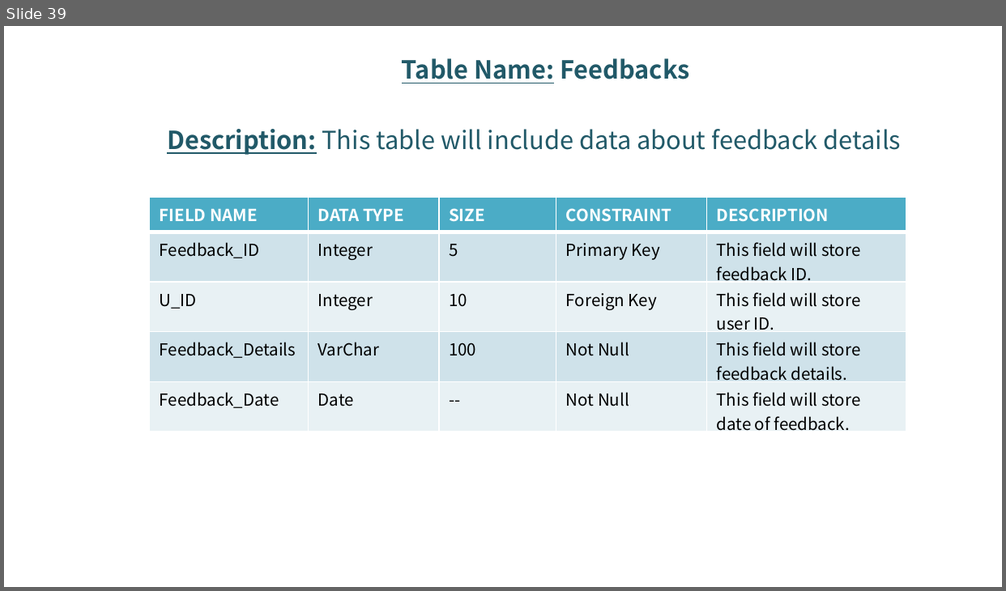
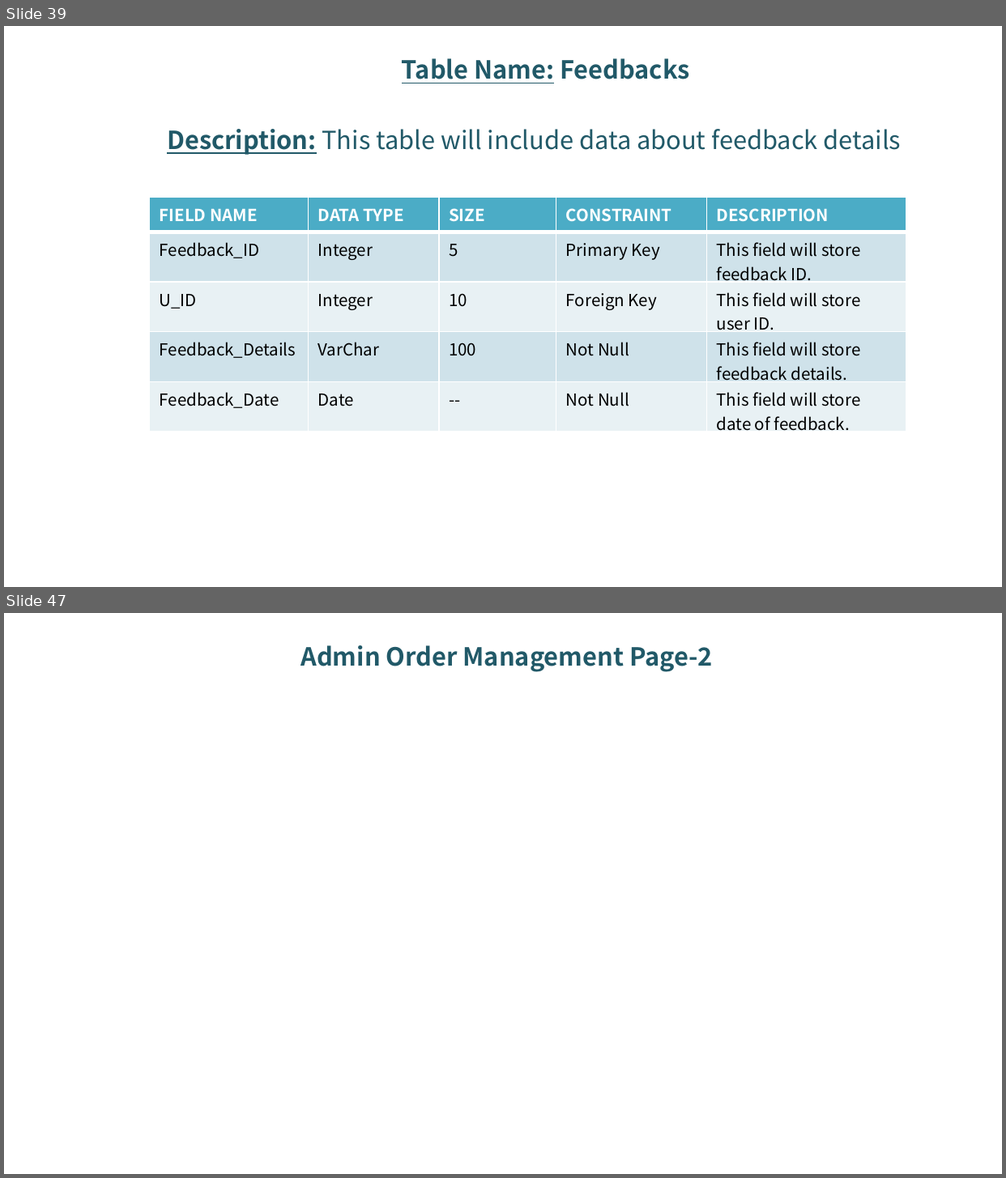
Before and after one commit to sahilM1001/Online-Food-Ordering-System, a slide deck: Presentation/Group 16 - Online Food Ordering System.pptx. Shown one above the other, each under a label of ours: slide 39 before the commit, slides 39 and 47 after it; the slides between them are not shown. The pictures are 1006x591 and 1006x1178 pixels, drawn with LibreOffice and Linux fonts; fonts in the diff are those of the drawing; background and template pictures are left out. Boxes give left, top, right and bottom in pixels: in the first picture for what was removed or moved away, otherwise in the second. Text is boxed around its words. In the diff, an @@ line names an element or a change of style, - is before the commit and + after.

Commit message:
PPT Updated

```diff
--- a/Presentation/Group 16 - Online Food Ordering System.pptx
+++ b/Presentation/Group 16 - Online Food Ordering System.pptx
@@ slide 47 added at <box>4,613,1002,1174</box>, background picture (left out) @@
@@ text added at <box>300,645,713,672</box>, 18 pt, text #215968, bold @@
+Admin Order Management Page-2
```
Also in this commit, not shown: 8 other slides added.
